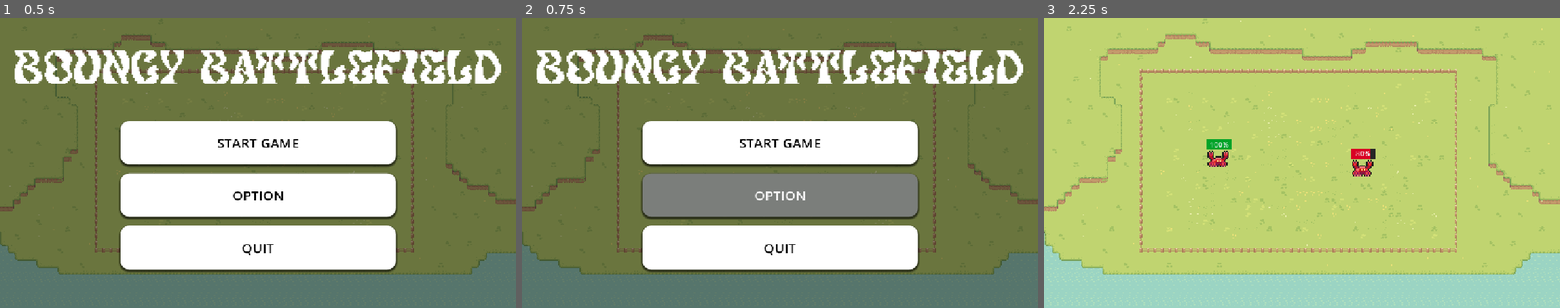
Above: before the commit, frames 1-3 (left to right).
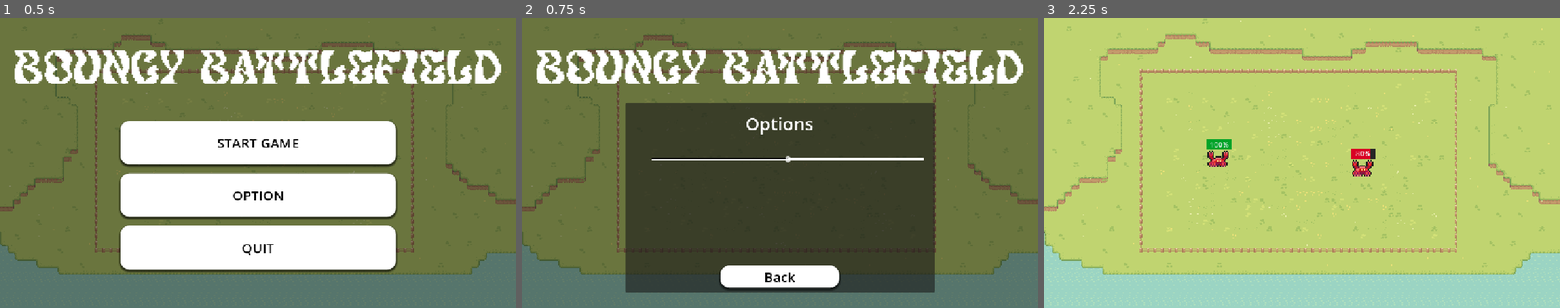
Above: after the commit, the same moments.

Repository: NNKD-Kevin/haven-project
Game: Godot game, scene res://scenes/main_menu.tscn
The game is run twice, just before and just after one commit, with the same random seed, the same clock (stepped at 60 frames per second) and the same inputs.
Inputs (mouse positions are in pixels of both pictures, inside the frame that each line leads up to):
- Up to frame 1 (0.5 s): no input
- Up to frame 2 (0.75 s): click "OPTION" at 0.5 s
- Up to frame 3 (2.25 s): click (1302, 276) at 1.25 s, where only the run after the commit has a clickable "Back"; click "START GAME" at 2 s

Frame 1 is identical in both runs. In frame 2, 37% of the frame differs, in the area x 20-80%, y 29-95%; in frame 3, nothing differs.

Commit message:
homescreen

Diff:
--- a/haven-game/project.godot
+++ b/haven-game/project.godot
@@ -14,6 +14,7 @@
 run/main_scene="uid://n41cjim68x67"
 config/features=PackedStringArray("4.7", "GL Compatibility")
 config/icon="res://icon.svg"
+run/canvas_textures/default_texture_filter=0
 
 [autoload]
 
--- a/haven-game/scenes/animal.tscn
+++ b/haven-game/scenes/animal.tscn
@@ -2,6 +2,7 @@
 
 [ext_resource type="Script" uid="uid://dc02hof57joj1" path="res://script/animal.gd" id="1_g2brh"]
 [ext_resource type="Texture2D" uid="uid://ct8nh7ot1fykm" path="res://assets/Basic Asset Pack/Basic Asset Pack/Basic Animal Animations/Coral Crab/CoralCrab.png" id="1_lj8jo"]
+[ext_resource type="AudioStream" uid="uid://cwgoqls2w5bmv" path="res://assets/Sounds/punch.wav" id="3_236rq"]
 
 [sub_resource type="RectangleShape2D" id="RectangleShape2D_v5gy4"]
 size = Vector2(42, 33)
@@ -64,7 +65,7 @@
 
 [sub_resource type="Animation" id="Animation_5uy6h"]
 resource_name = "flash"
-length = 0.39999999999999997
+length = 0.4
 tracks/0/type = "value"
 tracks/0/imported = false
 tracks/0/enabled = true
@@ -116,4 +117,8 @@
 theme_override_styles/fill = SubResource("StyleBoxFlat_8vrlf")
 value = 50.0
 
+[node name="AudioStreamPlayer2D" type="AudioStreamPlayer2D" parent="." unique_id=1988885352]
+stream = ExtResource("3_236rq")
+volume_db = 24.0
+
 [connection signal="animation_finished" from="AnimatedSprite2D" to="." method="_on_animation_finished"]
--- a/haven-game/scenes/main.tscn
+++ b/haven-game/scenes/main.tscn
@@ -6,7 +6,7 @@
 [ext_resource type="Texture2D" uid="uid://4so7t222clb" path="res://assets/Sprout Lands - Sprites - Basic pack/Tilesets/Hills.png" id="4_choun"]
 [ext_resource type="PackedScene" uid="uid://cv35f4bujcmjq" path="res://scenes/animal.tscn" id="5_ya4ey"]
 [ext_resource type="PackedScene" uid="uid://cpu2fsfhn4oyr" path="res://scenes/enemy.tscn" id="6_eb6dy"]
-[ext_resource type="AudioStream" uid="uid://bbvlv5wwndalv" path="res://assets/Sounds/443128__sirkoto51__boss-battle-loop-3.wav" id="7_trceg"]
+[ext_resource type="AudioStream" uid="uid://bbvlv5wwndalv" path="res://assets/Sounds/boss.wav" id="7_trceg"]
 
 [sub_resource type="TileSetAtlasSource" id="TileSetAtlasSource_0xm2m"]
 texture = ExtResource("1_o6xl0")
--- a/haven-game/scenes/main_menu.tscn
+++ b/haven-game/scenes/main_menu.tscn
@@ -3,6 +3,7 @@
 [ext_resource type="Script" uid="uid://c4pneenc53wmh" path="res://script/main_menu.gd" id="1_bqqt6"]
 [ext_resource type="Texture2D" uid="uid://fyt50b1pjpo6" path="res://assets/MMBG.png" id="1_ekxnf"]
 [ext_resource type="FontFile" uid="uid://cqwa2xlvhatxv" path="res://assets/Pixelout Personal Use Only.ttf" id="2_bqqt6"]
+[ext_resource type="AudioStream" uid="uid://4h4cp2mwc4vm" path="res://assets/Sounds/calmbg.mp3" id="4_wu84c"]
 
 [sub_resource type="StyleBoxTexture" id="StyleBoxTexture_ejki1"]
 texture = ExtResource("1_ekxnf")
@@ -35,6 +36,14 @@
 shadow_size = 5
 shadow_offset = Vector2(0, 3.41)
 
+[sub_resource type="StyleBoxLine" id="StyleBoxLine_iqkd1"]
+color = Color(1, 1, 1, 1)
+thickness = 6
+
+[sub_resource type="StyleBoxLine" id="StyleBoxLine_eeo6d"]
+
+[sub_resource type="StyleBoxLine" id="StyleBoxLine_wu84c"]
+
 [node name="MainMenu" type="Control" unique_id=1746759157]
 layout_mode = 3
 anchors_preset = 15
@@ -44,7 +53,7 @@
 grow_vertical = 2
 script = ExtResource("1_bqqt6")
 
-[node name="Panel" type="Panel" parent="." unique_id=306486973]
+[node name="Background" type="Panel" parent="." unique_id=306486973]
 layout_mode = 1
 anchors_preset = 15
 anchor_right = 1.0
@@ -53,7 +62,7 @@
 grow_vertical = 2
 theme_override_styles/panel = SubResource("StyleBoxTexture_ejki1")
 
-[node name="VBoxContainer" type="VBoxContainer" parent="." unique_id=1472731387]
+[node name="Main Buttons" type="VBoxContainer" parent="." unique_id=1472731387]
 layout_mode = 1
 anchors_preset = 7
 anchor_left = 0.5
@@ -68,7 +77,7 @@
 grow_vertical = 0
 theme_override_constants/separation = 20
 
-[node name="Start" type="Button" parent="VBoxContainer" unique_id=1439437415]
+[node name="Start" type="Button" parent="Main Buttons" unique_id=1439437415]
 layout_mode = 2
 size_flags_vertical = 3
 theme_override_colors/font_color = Color(0.007843138, 0.007843138, 0.007843138, 1)
@@ -78,7 +87,7 @@
 theme_override_styles/hover = SubResource("StyleBoxFlat_bqqt6")
 text = "START GAME"
 
-[node name="Option" type="Button" parent="VBoxContainer" unique_id=1379672516]
+[node name="Option" type="Button" parent="Main Buttons" unique_id=1379672516]
 layout_mode = 2
 size_flags_vertical = 3
 theme_override_colors/font_color = Color(0.007843138, 0.007843138, 0.007843138, 1)
@@ -88,7 +97,7 @@
 theme_override_styles/hover = SubResource("StyleBoxFlat_bqqt6")
 text = "OPTION"
 
-[node name="Quit" type="Button" parent="VBoxContainer" unique_id=1033844133]
+[node name="Quit" type="Button" parent="Main Buttons" unique_id=1033844133]
 layout_mode = 2
 size_flags_vertical = 3
 theme_override_colors/font_color = Color(0.007843138, 0.007843138, 0.007843138, 1)
@@ -117,6 +126,67 @@
 horizontal_alignment = 1
 vertical_alignment = 1
 
-[connection signal="pressed" from="VBoxContainer/Start" to="." method="_on_start_pressed"]
-[connection signal="pressed" from="VBoxContainer/Option" to="." method="_on_option_pressed"]
-[connection signal="pressed" from="VBoxContainer/Quit" to="." method="_on_quit_pressed"]
+[node name="AudioStreamPlayer2D" type="AudioStreamPlayer2D" parent="." unique_id=1622308759]
+stream = ExtResource("4_wu84c")
+autoplay = true
+
+[node name="Options" type="Panel" parent="." unique_id=1763092003]
+layout_mode = 1
+anchors_preset = 8
+anchor_left = 0.5
+anchor_top = 0.5
+anchor_right = 0.5
+anchor_bottom = 0.5
+offset_left = -345.32123
+offset_top = -134.0
+offset_right = 345.32123
+offset_bottom = 289.25
+grow_horizontal = 2
+grow_vertical = 2
+
+[node name="Label" type="Label" parent="Options" unique_id=728456855]
+layout_mode = 0
+offset_right = 689.3212
+offset_bottom = 91.0
+theme_override_font_sizes/font_size = 40
+text = "Options"
+horizontal_alignment = 1
+vertical_alignment = 1
+
+[node name="Back" type="Button" parent="Options" unique_id=146092081]
+layout_mode = 1
+anchors_preset = 8
+anchor_left = 0.5
+anchor_top = 0.5
+anchor_right = 0.5
+anchor_bottom = 0.5
+offset_left = -133.16061
+offset_top = 151.375
+offset_right = 131.83939
+offset_bottom = 201.375
+grow_horizontal = 2
+grow_vertical = 2
+size_flags_vertical = 3
+theme_override_colors/font_color = Color(0.007843138, 0.007843138, 0.007843138, 1)
+theme_override_font_sizes/font_size = 30
+theme_override_styles/normal = SubResource("StyleBoxFlat_ejki1")
+theme_override_styles/pressed = SubResource("StyleBoxFlat_ekxnf")
+theme_override_styles/hover = SubResource("StyleBoxFlat_bqqt6")
+text = "Back
+"
+
+[node name="HSlider" type="HSlider" parent="Options" unique_id=822201205]
+layout_mode = 0
+offset_left = 61.321228
+offset_top = 118.0
+offset_right = 665.64246
+offset_bottom = 134.0
+theme_override_styles/slider = SubResource("StyleBoxLine_iqkd1")
+theme_override_styles/grabber_area = SubResource("StyleBoxLine_eeo6d")
+theme_override_styles/grabber_area_highlight = SubResource("StyleBoxLine_wu84c")
+value = 50.0
+
+[connection signal="pressed" from="Main Buttons/Start" to="." method="_on_start_pressed"]
+[connection signal="pressed" from="Main Buttons/Option" to="." method="_on_option_pressed"]
+[connection signal="pressed" from="Main Buttons/Quit" to="." method="_on_quit_pressed"]
+[connection signal="pressed" from="Options/Back" to="." method="_on_back_pressed"]
--- a/haven-game/script/animal.gd
+++ b/haven-game/script/animal.gd
@@ -7,6 +7,7 @@
 @onready var health_bar=$HealthBar
 @onready var animated_sprite_2d: AnimatedSprite2D = $AnimatedSprite2D
 @onready var flash_animation: AnimationPlayer = $AnimatedSprite2D/FlashAnimation
+@onready var audio_stream_player_2d: AudioStreamPlayer2D = $AudioStreamPlayer2D
 
 
 var started=false
@@ -33,6 +34,7 @@
 			health_bar.value=hp
 			animated_sprite_2d.play("attack")
 			collider.flash_animation.play("flash")
+			audio_stream_player_2d.play()
 	if hp<=0:
 		queue_free()
 
--- a/haven-game/script/main_menu.gd
+++ b/haven-game/script/main_menu.gd
@@ -1,10 +1,12 @@
 extends Control
+@onready var main_buttons: VBoxContainer = $"Main Buttons"
+@onready var options: Panel = $Options
 
 
 # Called when the node enters the scene tree for the first time.
 func _ready() -> void:
-	pass # Replace with function body.
-
+	main_buttons.visible = true
+	options.visible = false
 
 # Called every frame. 'delta' is the elapsed time since the previous frame.
 func _process(delta: float) -> void:
@@ -15,8 +17,12 @@
 	get_tree().change_scene_to_file("res://scenes/main.tscn")
 
 func _on_option_pressed() -> void:
-	pass # Replace with function body.
+	main_buttons.visible = false
+	options.visible = true
+
+func _on_quit_pressed() -> void:
+	get_tree().quit()
 
 
-func _on_quit_pressed() -> void:
-	pass # Replace with function body.
+func _on_back_pressed() -> void:
+	_ready()
--- /dev/null
+++ b/haven-game/script/option.gd
@@ -0,0 +1,10 @@
+extends Control
+
+
+
+
+func _on_volume_value_changed(value: float) -> void:
+	AudioServer.set_bus_volume_db(0,100)
+
+
+func _on_check_box_toggled(toggled_on: bool) -> void:
Not shown, removed: haven-game/assets/Sounds/216201__rsilveira_88__cartoon_punch_06.wav.import
Not shown, removed: haven-game/assets/Sounds/361230__someguy22__8-bit-bounce.wav.import
Not shown, removed: haven-game/assets/Sounds/443128__sirkoto51__boss-battle-loop-3.wav.import
Not shown, removed: haven-game/assets/Sounds/563356__nicholasdaryl__cartoonpunch.wav.import
Not shown, removed: haven-game/assets/Sounds/671900__bertsz__calm-background-music.mp3.import
Not shown, added: haven-game/assets/Sounds/boss.wav.import
Not shown, added: haven-game/assets/Sounds/bounce.wav.import
Not shown, added: haven-game/assets/Sounds/calmbg.mp3.import
Not shown, added: haven-game/assets/Sounds/punch.wav.import
Not shown, added: haven-game/script/option.gd.uid
Not shown, removed: haven-game/assets/Sounds/216201__rsilveira_88__cartoon_punch_06.wav
Not shown, added: haven-game/assets/Sounds/boss.wav
(and 3 more such lines)
